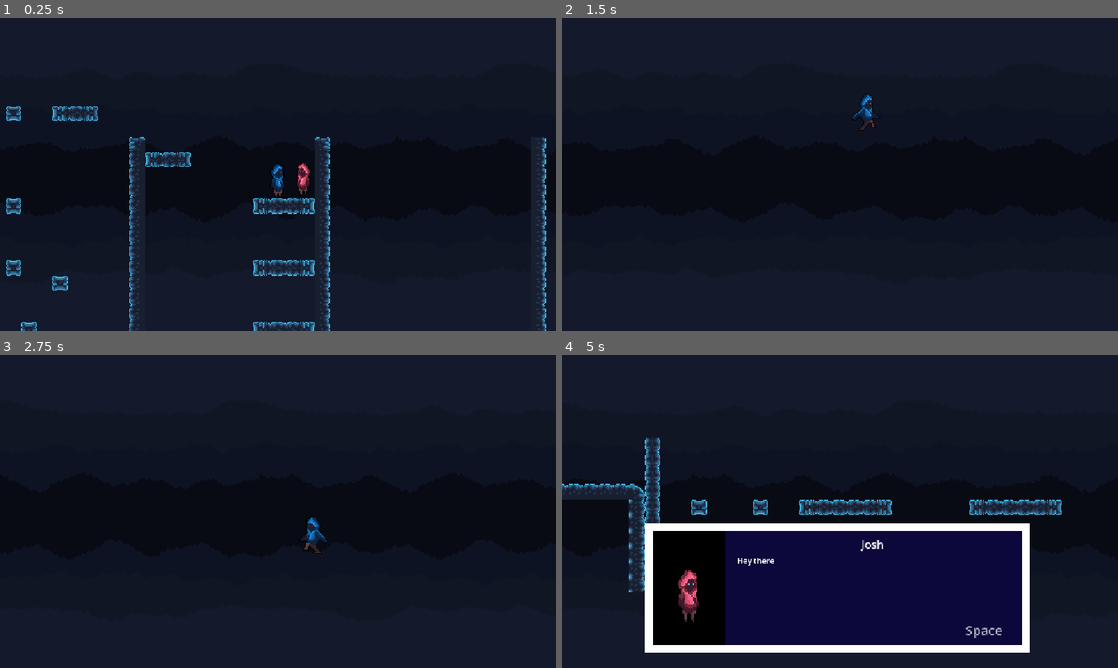
Above: before the commit, frames 1-4 (two rows, left to right).
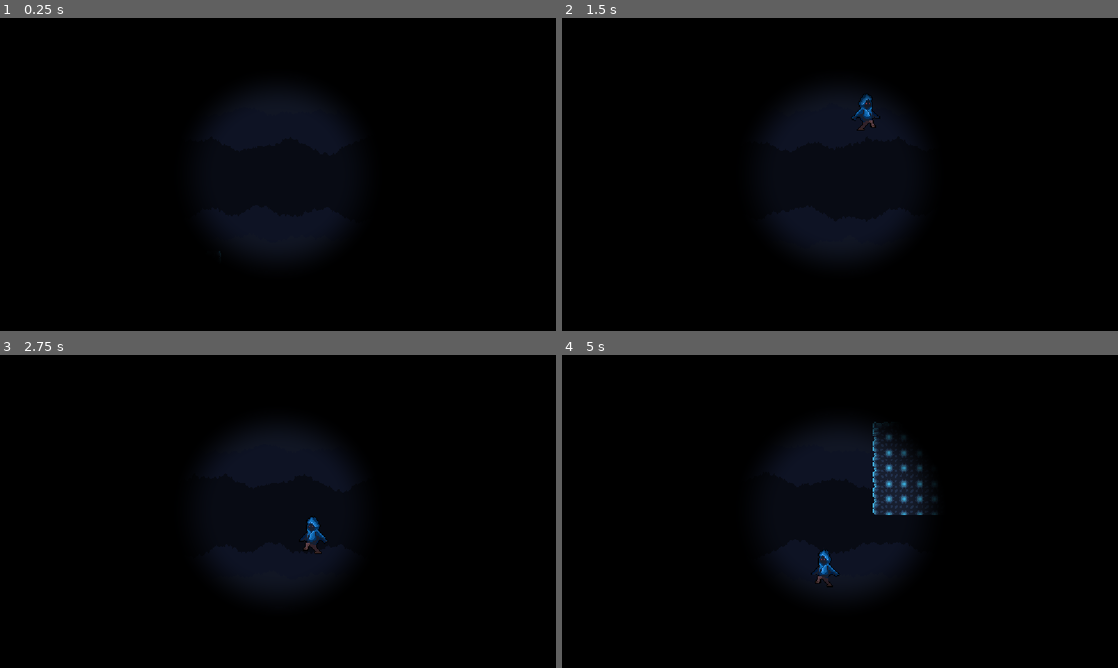
Above: after the commit, the same moments.

Repository: PranitJalan/Dark
Game: Godot game, scene res://Level.tscn
Same seed, same stepped clock (60 frames per second), same inputs: the game is played once before the commit and once after it.
Inputs (mouse positions are in pixels of both pictures, inside the frame that each line leads up to):
- Up to frame 1 (0.25 s): no input
- Up to frame 2 (1.5 s): tap Enter at 0.5 s; move the mouse to (962, 158) at 0.52 s; hold D (right) from 0.53 s (still down); tap Alt at 0.6 s; click (962, 158) at 0.67 s; tap W (jump) at 0.77 s; move the mouse to (728, 190) at 1.27 s; tap Shift at 1.35 s
- Up to frame 3 (2.75 s): tap W (jump) at 1.52 s; move the mouse to (333, 442) at 2.02 s; release D (right) at 2.03 s; hold A (left) from 2.03 s (still down); tap Alt at 2.1 s
- Up to frame 4 (5 s): move the mouse to (812, 574) at 2.77 s; release A (left) at 2.78 s; hold D (right) 2.78-4.28 s; tap Shift at 2.85, 4.35 s; click (812, 574) at 2.92 s; tap W (jump) at 3.02, 3.77, 4.52 s; move the mouse to (1006, 558) at 3.52 s; tap Alt at 3.6 s; move the mouse to (673, 464) at 4.27 s; hold A (left) from 4.28 s (still down)

The runs differ from the first frame. In frame 1, 74% of the frame differs, in the area x 0-100%, y 0-100%; in frame 2, 70%; in frame 3, 70%; in frame 4, 78%.
Error before the commit: Error setting property 'position' with value of type Nil. (res://player.gd:61)

Commit message:
Completed checkpoint

Diff:
--- a/Level.tscn
+++ b/Level.tscn
@@ -7,6 +7,7 @@
 [ext_resource type="PackedScene" uid="uid://domm22w1l1nx4" path="res://Dialouge.tscn" id="3_3ywx5"]
 [ext_resource type="Texture2D" uid="uid://bw7opja1ryvqh" path="res://hollow-dolphin_hollow-echo_asset-pack_ver-01/character/hollow-dolphin_hollow-echo_pink-character_spritesheet.png" id="4_3ywx5"]
 [ext_resource type="PackedScene" uid="uid://lp11tiwyyndw" path="res://NPC.tscn" id="5_ofirr"]
+[ext_resource type="PackedScene" uid="uid://b3tgfk5qvidlh" path="res://Cure.tscn" id="6_d6u53"]
 [ext_resource type="Texture2D" uid="uid://c1shbwkdu7ukp" path="res://hollow-dolphin_hollow-echo_asset-pack_ver-01/background/hollow-dolphin_hollow-echo_bg.png" id="6_m3clv"]
 [ext_resource type="Texture2D" uid="uid://crk1n7f1mkj3q" path="res://hollow-dolphin_hollow-echo_asset-pack_ver-01/background/hollow-dolphin_hollow-echo_far-bg.png" id="7_mxnmf"]
 [ext_resource type="Texture2D" uid="uid://ca4py4cvy2epy" path="res://hollow-dolphin_hollow-echo_asset-pack_ver-01/background/hollow-dolphin_hollow-echo_middle-bg.png" id="8_86ljf"]
@@ -371,8 +372,11 @@
 	freebie = true
 
 func _cure():
-	print(\"here\")
-	get_tree().get_first_node_in_group(\"level\").radius += 0.5
+	var level = get_tree().get_first_node_in_group(\"level\")
+	level.radius += 0.5
+	var current = level.radius - 0.5
+	var tween = create_tween()
+	tween.tween_property(level, \"radius\", current, 20)
 	freebie = true
 "
 
@@ -867,6 +871,9 @@
 
 [node name="Collectables" type="Node2D" parent="LEVEL 1" unique_id=1962595685]
 
+[node name="Area2D" parent="LEVEL 1/Collectables" unique_id=709250076 instance=ExtResource("6_d6u53")]
+position = Vector2(-85, 4)
+
 [node name="LEVEL 2" type="Node2D" parent="." unique_id=1460616096]
 
 [node name="Area2D" parent="LEVEL 2" unique_id=1680714230 instance=ExtResource("5_ofirr")]
@@ -920,7 +927,6 @@
 centered = false
 
 [node name="BLINDNESS" type="CanvasLayer" parent="Stuff" unique_id=1951246770]
-visible = false
 
 [node name="ColorRect" type="ColorRect" parent="Stuff/BLINDNESS" unique_id=1357368009]
 material = SubResource("ShaderMaterial_qr5sa")
--- a/cure.gd
+++ b/cure.gd
@@ -1,9 +1,22 @@
 extends Area2D
 
 @export var cure_radius = 0.5
+@onready var sprite_2d: Sprite2D = $Sprite2D
+@onready var collision_shape_2d: CollisionShape2D = $CollisionShape2D
 
 
 func _on_body_entered(body: Node2D) -> void:
 	if body.is_in_group("player"):
-		get_tree().get_first_node_in_group("level").radius += cure_radius
+		print("here")
+		set_deferred("monitoring", false)
+		sprite_2d.visible = false
+		collision_shape_2d.disabled = true
+		monitoring = false
+		var level = get_tree().get_first_node_in_group("level")
+		level.radius += cure_radius
+		var current = level.radius - cure_radius
+		var tween = create_tween()
+		tween.tween_property(level, "radius", current, 20)
+
+		await tween.finished
 		queue_free()
--- a/level.gd
+++ b/level.gd
@@ -39,7 +39,7 @@
 
 
 func _ready():
-	# _change_scene("start")
+	_change_scene("start")
 	pass
 
 func _change_scene(scene : String):
